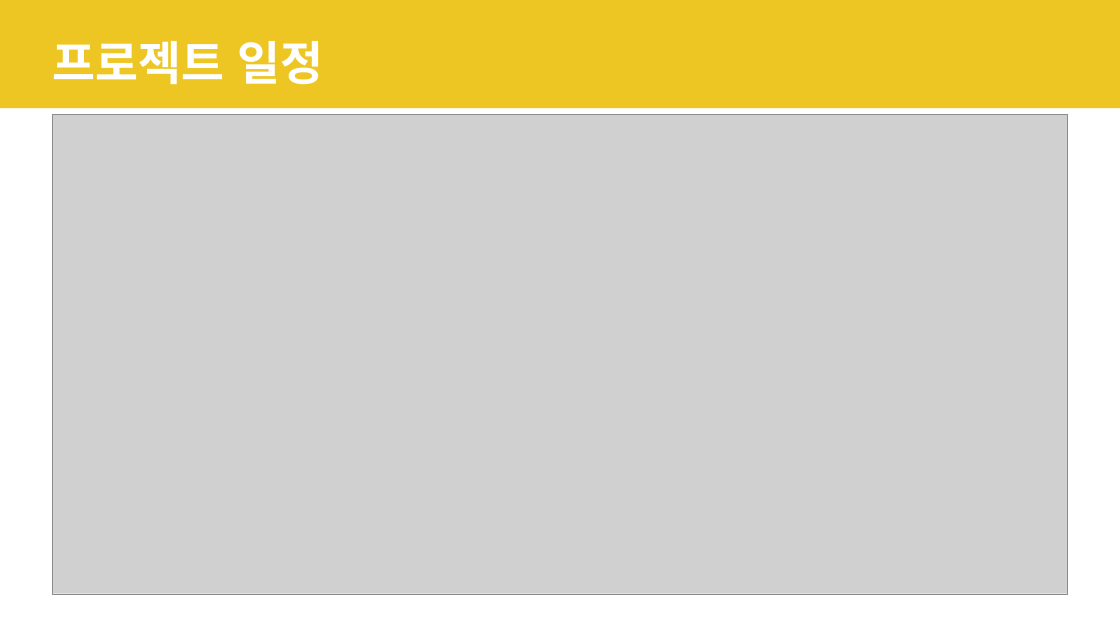
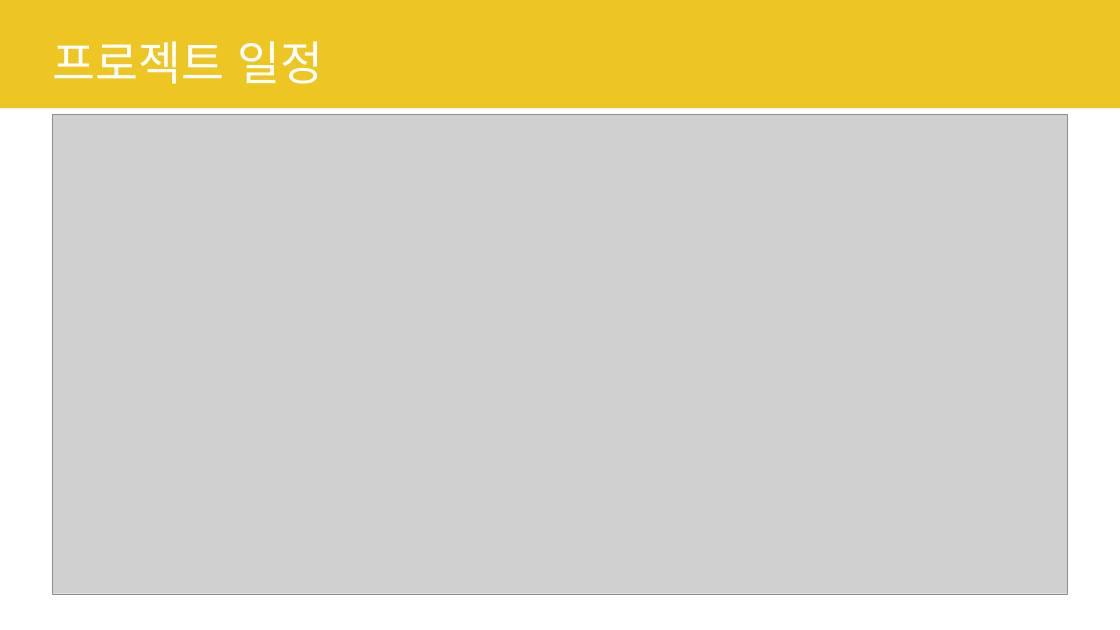
Before and after one commit to naniboy0923/SAP_Project, a slide deck: slide 13 of Document/프로젝트 수행계획서.pptx. Drawn at 1120x630 pixels with LibreOffice and Linux fonts; fonts in the diff are those of the drawing; grey boxes stand for pictures. Boxes give left, top, right and bottom in pixels: in the first picture for what was removed or moved away, otherwise in the second. Text is boxed around its words. In the diff, an @@ line names an element or a change of style, - is before the commit and + after.

```diff
--- a/Document/프로젝트 수행계획서.pptx
+++ b/Document/프로젝트 수행계획서.pptx
@@ title "프로젝트 일정" at (52,41,323,84): bold off @@
```
Also in this commit, not shown: 18 other slides changed, 1 other file.
